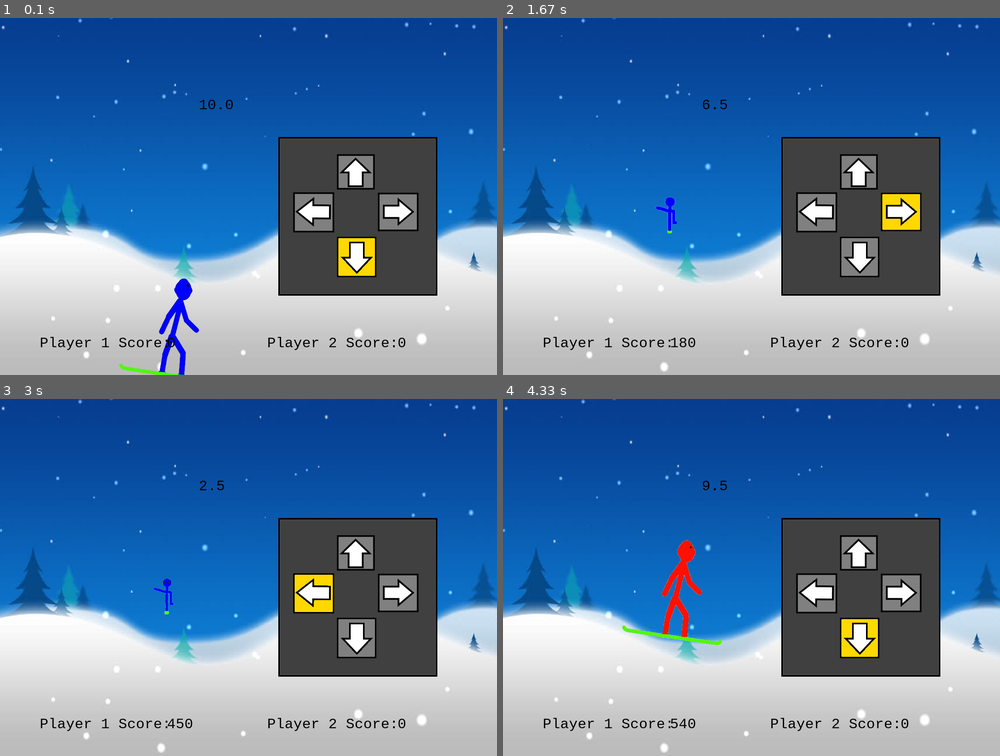
Above: before the commit, frames 1-4 (two rows, left to right).
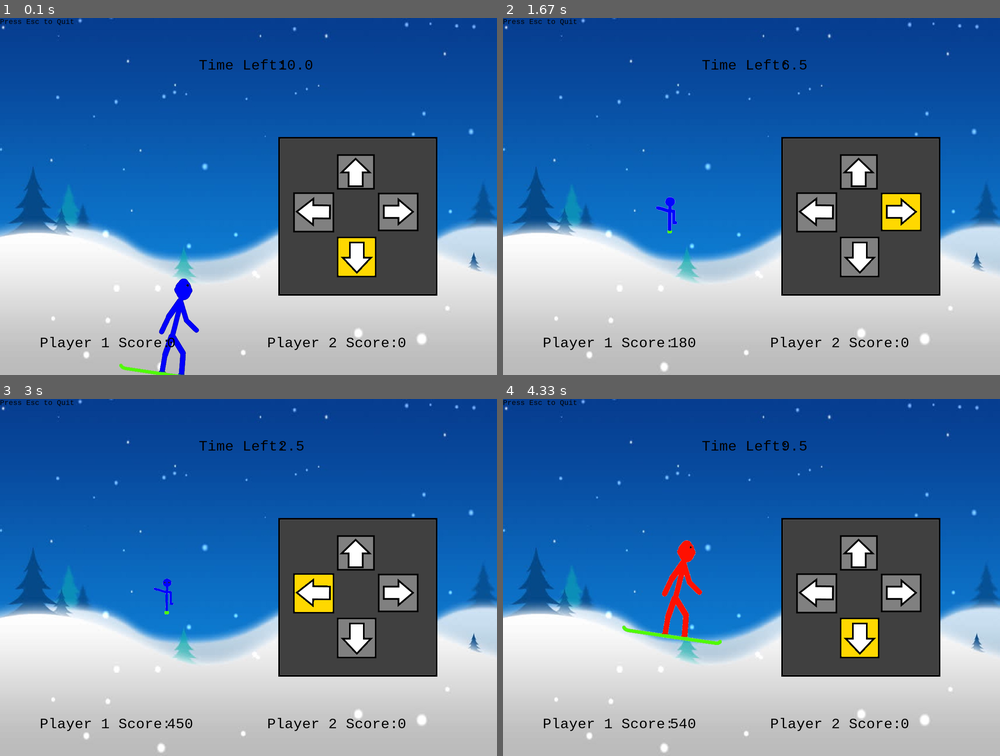
Above: after the commit, the same moments.

Repository: ArcanianArcher/Pygame-Arcade
Game: pygame game, started from Snow Whirled.py
The game is run twice, just before and just after one commit, with the same random seed, the same clock (stepped at 60 frames per second) and the same inputs.
Inputs:
- Up to frame 1 (0.1 s): no input
- Up to frame 2 (1.67 s): tap Space at 0.33 s; hold Down 0.67-1.13 s; hold Left 1.17-1.57 s; hold Up from 1.6 s (still down)
- Up to frame 3 (3 s): release Up at 1.97 s; hold Right 2-2.63 s; hold Down from 2.67 s (still down)
- Up to frame 4 (4.33 s): release Down at 3.03 s; hold Left 3.07-3.53 s; tap Space at 4.07 s

The runs differ from the first frame. In frame 1, 0.3% of the frame differs, in the area x 0-63%, y 0-26%; in frame 2, 0.3%; in frame 3, 0.3%; in frame 4, 0.3%.

Commit message:
It works here

Diff:
--- a/Snow Whirled.py
+++ b/Snow Whirled.py
@@ -4,7 +4,7 @@
 #Date: March 3, 2016
 #Description: 2-player snowboarding twirller
 
-import pygame, os, sys, time
+import pygame, os, sys
 from pygame.locals import *
 from Arcade import arcade
 from colours import *
@@ -32,10 +32,14 @@
     Right = arcade.getImage(__file__,'Right.bmp')
 
     Font1 = pygame.font.SysFont("monospace", 36)
+    Font2 = pygame.font.SysFont("monospace", 18)
 
     label1 = Font1.render("Player 1 Score:           Player 2 Score:", 1, (0,0,0))
     label2 = Font1.render(str(score1), 1, (0,0,0))
     label3 = Font1.render(str(score2), 1, (0,0,0))
+    label5 = Font2.render('Press Esc to Quit', 1, (0,0,0))
+    label6 = Font1.render('Press Space to start', 1, (0,0,0))
+    label7 = Font1.render('Time Left:', 1, (0,0,0))
 
     arcade.initBackground(snowpic)
 
@@ -103,26 +107,28 @@
                     score2 += 90
 
             if Start == 0 and player == 1:
-                arcade.draw ((p1p1, 300, 650),(Down, 700, 300),(label4, 500, 200),(label1, 100, 800),(label2, 420, 800),(label3, 1000, 800))
+                arcade.draw ((p1p1, 300, 650),(Down, 700, 300),(label4, 700, 100),(label1, 100, 800),(label2, 420, 800),(label3, 1000, 800),(label5, 0, 0),(label7, 500, 100))
             elif position == 1 and Start == 1 and player == 1:
-                arcade.draw ((p1p1, 300, 350),(Down, 700, 300),(label4, 500, 200),(label1, 100, 800),(label2, 420, 800),(label3, 1000, 800))
+                arcade.draw ((p1p1, 300, 350),(Down, 700, 300),(label4, 700, 100),(label1, 100, 800),(label2, 420, 800),(label3, 1000, 800),(label5, 0, 0),(label7, 500, 100))
             elif position == 2 and Start == 1 and player == 1:
-                arcade.draw ((p1p2, 300, 350),(Left, 700, 300),(label4, 500, 200),(label1, 100, 800),(label2, 420, 800),(label3, 1000, 800))
+                arcade.draw ((p1p2, 300, 350),(Left, 700, 300),(label4, 700, 100),(label1, 100, 800),(label2, 420, 800),(label3, 1000, 800),(label5, 0, 0),(label7, 500, 100))
             elif position == 3 and Start == 1 and player == 1:
-                arcade.draw ((p1p3, 300, 350),(Up, 700, 300),(label4, 500, 200),(label1, 100, 800),(label2, 420, 800),(label3, 1000, 800))
+                arcade.draw ((p1p3, 300, 350),(Up, 700, 300),(label4, 700, 100),(label1, 100, 800),(label2, 420, 800),(label3, 1000, 800),(label5, 0, 0),(label7, 500, 100))
             elif position == 4 and Start == 1 and player == 1:
-                arcade.draw ((p1p4, 300, 350),(Right, 700, 300),(label4, 500, 200),(label1, 100, 800),(label2, 420, 800),(label3, 1000, 800))
+                arcade.draw ((p1p4, 300, 350),(Right, 700, 300),(label4, 700, 100),(label1, 100, 800),(label2, 420, 800),(label3, 1000, 800),(label5, 0, 0),(label7, 500, 100))
 
             if Start == 0 and player == 2:
-                arcade.draw ((p2p1, 300, 650),(Down, 700, 300),(label4, 500, 200),(label1, 100, 800),(label2, 420, 800),(label3, 1000, 800))
+                arcade.draw ((p2p1, 300, 650),(Down, 700, 300),(label4, 700, 100),(label1, 100, 800),(label2, 420, 800),(label3, 1000, 800),(label5, 0, 0),(label7, 500, 100))
             elif position == 1 and Start == 1 and player == 2:
-                arcade.draw ((p2p1, 300, 350),(Down, 700, 300),(label4, 500, 200),(label1, 100, 800),(label2, 420, 800),(label3, 1000, 800))
+                arcade.draw ((p2p1, 300, 350),(Down, 700, 300),(label4, 700, 100),(label1, 100, 800),(label2, 420, 800),(label3, 1000, 800),(label5, 0, 0),(label7, 500, 100))
             elif position == 2 and Start == 1 and player == 2:
-                arcade.draw ((p2p2, 300, 350),(Left, 700, 300),(label4, 500, 200),(label1, 100, 800),(label2, 420, 800),(label3, 1000, 800))
+                arcade.draw ((p2p2, 300, 350),(Left, 700, 300),(label4, 700, 100),(label1, 100, 800),(label2, 420, 800),(label3, 1000, 800),(label5, 0, 0),(label7, 500, 100))
             elif position == 3 and Start == 1 and player == 2:
-                arcade.draw ((p2p3, 300, 350),(Up, 700, 300),(label4, 500, 200),(label1, 100, 800),(label2, 420, 800),(label3, 1000, 800))
+                arcade.draw ((p2p3, 300, 350),(Up, 700, 300),(label4, 700, 100),(label1, 100, 800),(label2, 420, 800),(label3, 1000, 800),(label5, 0, 0),(label7, 500, 100))
             elif position == 4 and Start == 1 and player == 2:
-                arcade.draw ((p2p4, 300, 350),(Right, 700, 300),(label4, 500, 200),(label1, 100, 800),(label2, 420, 800),(label3, 1000, 800))
+                arcade.draw ((p2p4, 300, 350),(Right, 700, 300),(label4, 700, 100),(label1, 100, 800),(label2, 420, 800),(label3, 1000, 800),(label5, 0, 0),(label7, 500, 100))
+
+            #arcade.draw ((label6, 400, 200))
 
         if player == 2:
             break
